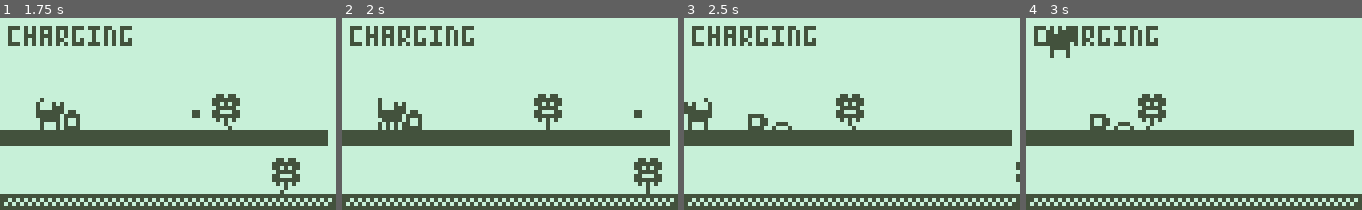
Above: before the commit, frames 1-4 (left to right).
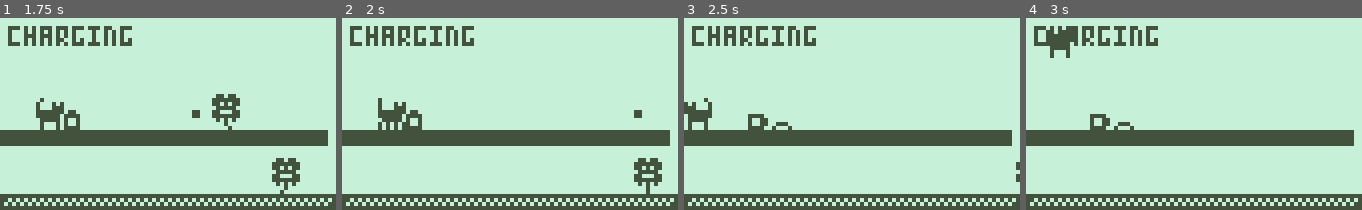
Above: after the commit, the same moments.

Repository: goldghosty/NokiaGame
Game: Godot game, scene res://Scenes/main_scene.tscn
The game is run twice, just before and just after one commit, with the same random seed, the same clock (stepped at 60 frames per second) and the same inputs. The project has no main scene, so this scene is started directly.
Inputs:
- Up to frame 1 (1.75 s): tap Enter (advance_dialogue) at 0.5 s; hold Enter (advance_dialogue) 0.53-1.28 s; hold D (move_right) from 0.53 s (still down); tap Z (break) at 1.35 s
- Up to frame 2 (2 s): keep holding D (move_right)
- Up to frame 3 (2.5 s): release D (move_right) at 2.03 s; hold A (move_left) from 2.03 s (still down); hold X (swipe) from 2.03 s (still down)
- Up to frame 4 (3 s): release A (move_left) at 2.78 s; release X (swipe) at 2.78 s; hold D (move_right) from 2.78 s (still down); tap Enter (advance_dialogue) at 2.85 s

Frame 1 is identical in both runs. In frame 2, 0.9% of the frame differs, in the area x 57-66%, y 39-59%; in frame 3, 0.9%; in frame 4, 0.9%.

Commit message:
kill enemy

Diff:
--- a/Scenes/clover.tscn
+++ b/Scenes/clover.tscn
@@ -44,7 +44,7 @@
 
 [node name="Clover" type="Area2D" unique_id=1459154896]
 collision_layer = 16
-collision_mask = 129
+collision_mask = 137
 script = ExtResource("1_327jk")
 
 [node name="AnimatedSprite2D" type="AnimatedSprite2D" parent="." unique_id=1506494184]
@@ -63,3 +63,7 @@
 [node name="RayCastRight" type="RayCast2D" parent="." unique_id=853632391]
 target_position = Vector2(8, 0)
 collision_mask = 384
+
+[node name="VisibleOnScreenNotifier2D" type="VisibleOnScreenNotifier2D" parent="." unique_id=1686474279]
+
+[connection signal="area_entered" from="." to="." method="_on_area_entered"]
--- a/clover.gd
+++ b/clover.gd
@@ -2,10 +2,17 @@
 @onready var ray_cast_left: RayCast2D = $RayCastLeft
 @onready var ray_cast_right: RayCast2D = $RayCastRight
 @onready var animated_sprite_2d: AnimatedSprite2D = $AnimatedSprite2D
+@onready var visible_on_screen_notifier_2d: VisibleOnScreenNotifier2D = $VisibleOnScreenNotifier2D
 
 
 var enemy_speed = 20.0
 var direction : int = 1
+var clover_on_screen = false
+
+
+func _ready() -> void:
+	visible_on_screen_notifier_2d.screen_entered.connect(clover_screen_entered)
+	visible_on_screen_notifier_2d.screen_exited.connect(clover_screen_exited)
 
 func _physics_process(delta: float) -> void:
 	if ray_cast_right.is_colliding():
@@ -16,5 +23,13 @@
 		animated_sprite_2d.flip_h = false
 	position.x += direction * enemy_speed * delta
 
+func _on_area_entered(area: Area2D) -> void:
+	if area.is_in_group("Projectile") and clover_on_screen:
+		queue_free()
 
-	#move_and_slide()
+
+func clover_screen_entered():
+	clover_on_screen = true
+
+func clover_screen_exited():
+	clover_on_screen = false
